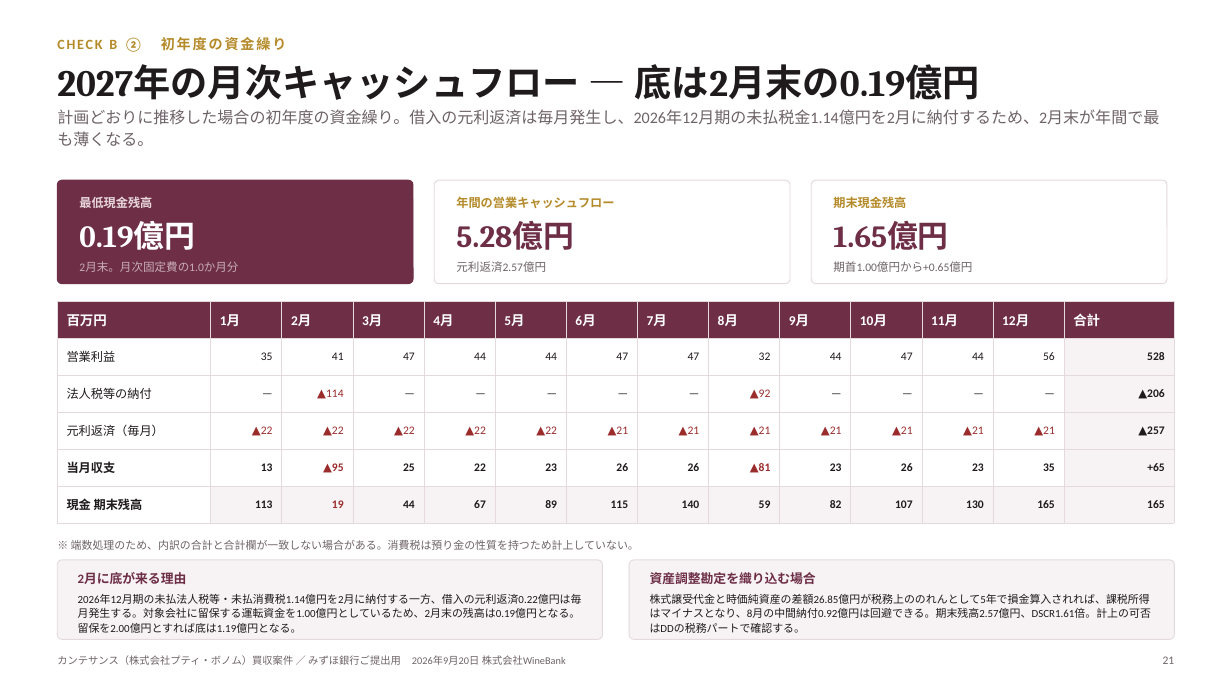
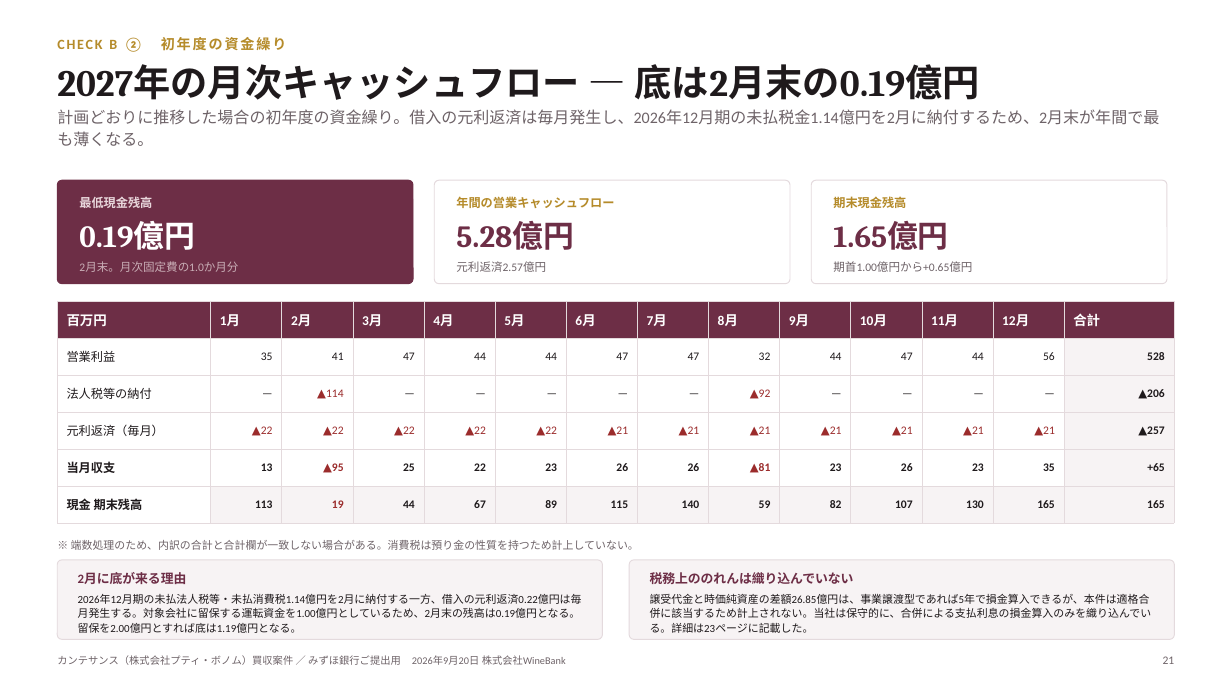
Before and after one commit to nakano-winebank/wine-auction, a slide deck: slide 21 of M&A/カンテサンス/カンテサンス_銀行ご提出用資料.pptx. Drawn at 1232x693 pixels with LibreOffice and Linux fonts; fonts in the diff are those of the drawing. Boxes give left, top, right and bottom in pixels: in the first picture for what was removed or moved away, otherwise in the second. Text is boxed around its words. In the diff, an @@ line names an element or a change of style, - is before the commit and + after.

```diff
--- a/M&A/カンテサンス/カンテサンス_銀行ご提出用資料.pptx
+++ b/M&A/カンテサンス/カンテサンス_銀行ご提出用資料.pptx
@@ text at [650,594,1152,633]: text changed @@
-株式譲受代金と時価純資産の差額26.85億円が税務上ののれんとして5年で損金算入されれば、課税所得はマイナスとなり、8月の中間納付0.92億円は回避できる。期末残高2.57億円、DSCR1.61倍。計上の可否はDDの税務パートで確認する。
+譲受代金と時価純資産の差額26.85億円は、事業譲渡型であれば5年で損金算入できるが、本件は適格合併に該当するため計上されない。当社は保守的に、合併による支払利息の損金算入のみを織り込んでいる。詳細は23ページに記載した。
@@ text at [650,572,854,584]: text changed @@
-資産調整勘定を織り込む場合
+税務上ののれんは織り込んでいない
```
Also in this commit, not shown: 6 other slides changed, 3 slides added, 4 other files.
